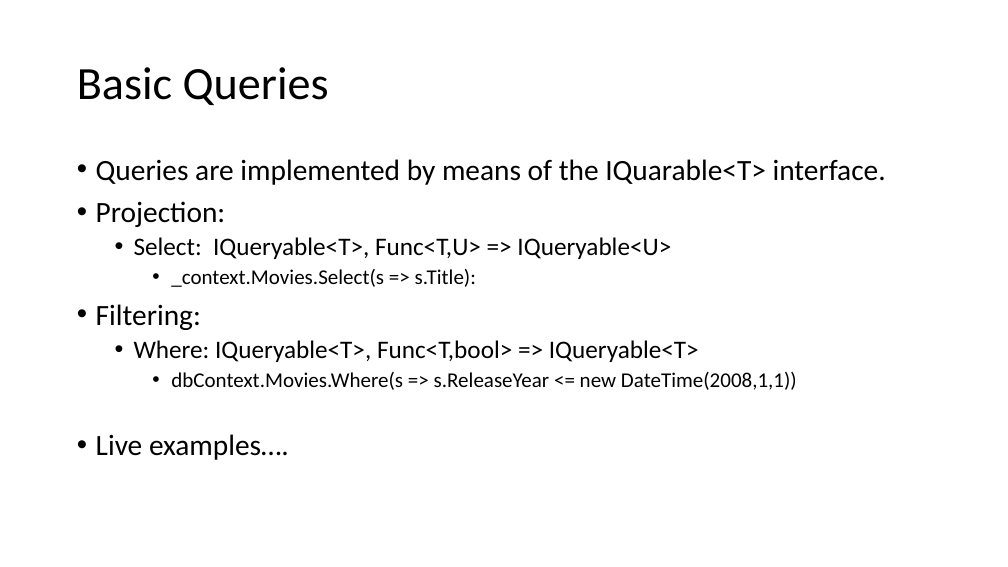
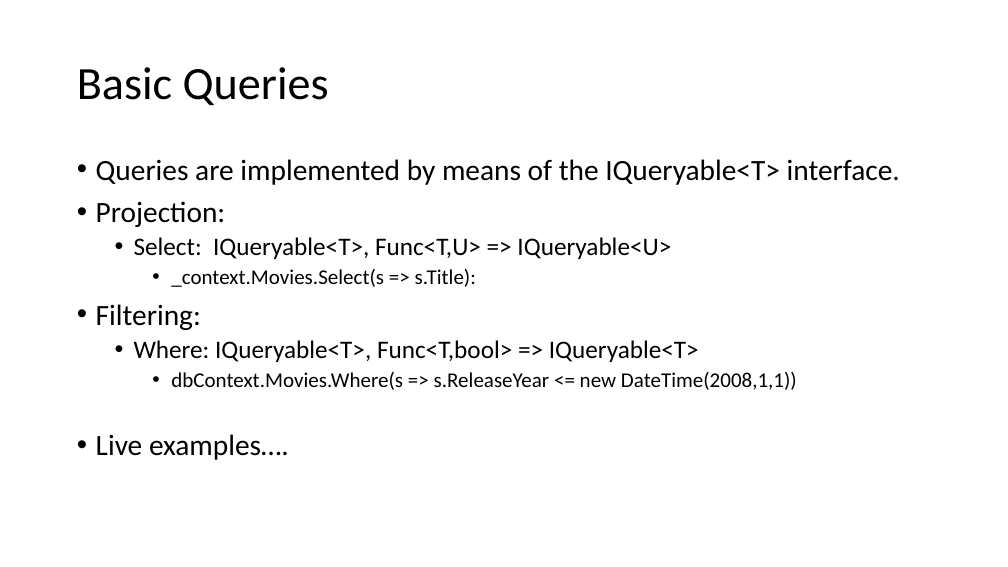
Before and after one commit to hogeschool/Development--Web, a slide deck: slide 16 of Lesson2/lesson2.pptx (slide 13 before the commit). Drawn at 1008x567 pixels with LibreOffice and Linux fonts; fonts in the diff are those of the drawing. Boxes give left, top, right and bottom in pixels: in the first picture for what was removed or moved away, otherwise in the second. Text is boxed around its words. In the diff, an @@ line names an element or a change of style, - is before the commit and + after.

```diff
--- a/Lesson2/lesson2.pptx
+++ b/Lesson2/lesson2.pptx
@@ text at (x1=96, y1=159, x2=900, y2=185): text changed @@
-• Queries are implemented by means of the IQuarable<T> interface.
+• Queries are implemented by means of the IQueryable<T> interface.
```
Also in this commit, not shown: 2 other slides changed, 3 slides added.
